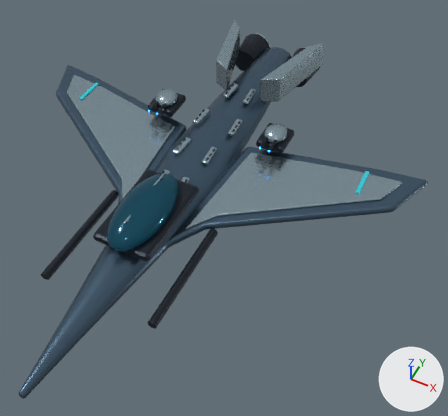
The glTF model assets/models/ships/heavy_fighter.glb, before and after one commit.
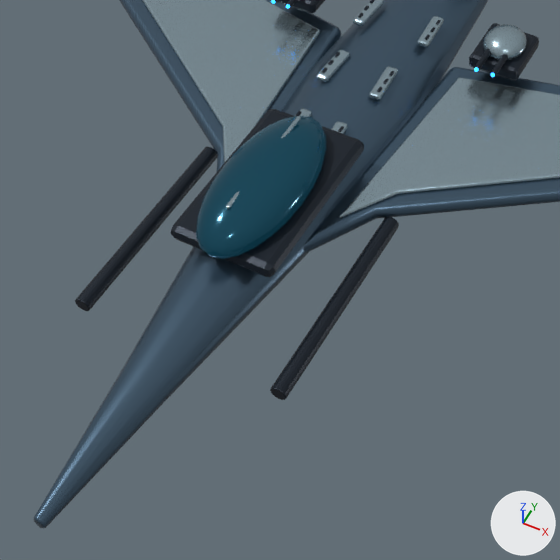
There are two pictures of each version: one whole from a camera (50 mm lens) standing at (6.49, -11.3, 12.58) and looking at (1.32, -0.95, -0.36), one close up on the part from 0% to 68% of the width and 26% to 100% of the height. Lighting does not change. The marker at lower right points along +X, +Y and +Z. The first two pictures are the older version. Where no turn or scale is listed for an object, it has been applied to the vertices.

Objects in the first close-up: 'Aegis cockpit armored socket', 'Aegis dorsal turret 1 armored base', 'Aegis dorsal turret 1 rotating turret', 'Aegis heavy fighter armored spine', 'Aegis layered wing armor -1', 'Aegis layered wing armor 1', 'Aegis panoramic canopy', 'Aegis swept composite wing -1', 'Aegis swept composite wing 1', 'Aegis wing cannon -1', 'Aegis wing cannon 1' and 11 more.
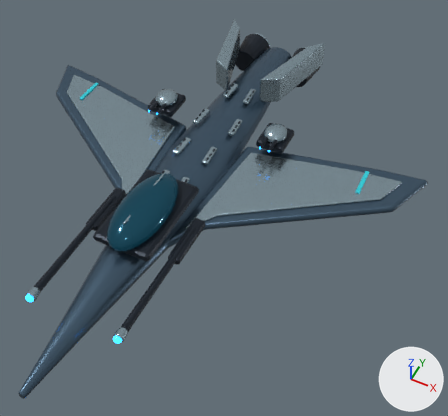
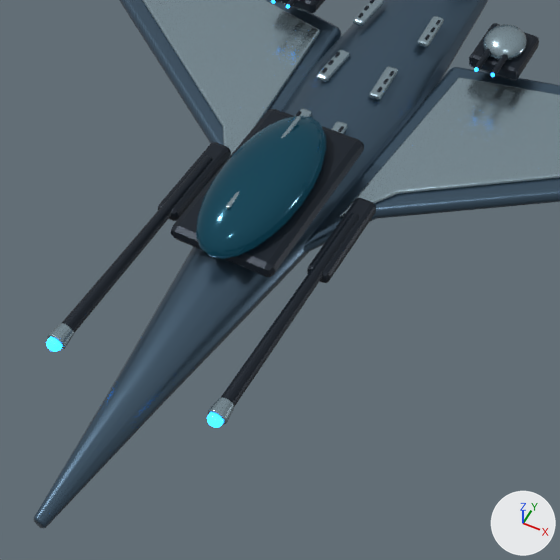
Boxes (x1, y1, x2, y2) around the edits, measured in the close-ups (560 x 560 px):
'Aegis wing cannon 1', deleted
    before: (270, 217, 399, 400)
'Aegis wing cannon -1', deleted
    before: (75, 147, 218, 311)
'Aegis recessed cannon barrel 1', added
    after: (221, 213, 360, 407)
'Aegis recessed cannon barrel -1', added
    after: (62, 156, 213, 333)
'Aegis cannon armored socket 1', added
    after: (307, 198, 376, 283)
'Aegis cannon armored socket -1', added
    after: (158, 142, 231, 221)
'Aegis cannon muzzle ring 1', added
    after: (208, 397, 234, 425)
'Aegis cannon muzzle ring -1', added
    after: (47, 323, 74, 349)
'Aegis ion emitter 1', added
    after: (207, 413, 223, 428)
'Aegis ion emitter -1', added
    after: (46, 337, 62, 352)

The change, as a list of edits to the scene's bpy script:
```text
Remove ob_aegis_wing_cannon__1:
    ob_aegis_wing_cannon__1 = bpy.data.objects.new('Aegis wing cannon -1', me_cone)
Remove ob_aegis_wing_cannon_1:
    ob_aegis_wing_cannon_1 = bpy.data.objects.new('Aegis wing cannon 1', me_cone_008)
Add ob_aegis_recessed_cannon_barrel_1:
    ob_aegis_recessed_cannon_barrel_1 = bpy.data.objects.new('Aegis recessed cannon barrel 1', me_cone_009_1)  # 120 vertices, 236 faces; spans x -0.1..0.1, y -1.75..1.75, z -0.1..0.1; in mat_aegis_heavy_fighter___graphite (dark blue #1d2630)
    ob_aegis_recessed_cannon_barrel_1.location = (1.22, -4.2, 0.31)
Add ob_aegis_recessed_cannon_barrel__1:
    ob_aegis_recessed_cannon_barrel__1 = bpy.data.objects.new('Aegis recessed cannon barrel -1', me_cone_1)  # 120 vertices, 236 faces; spans x -0.1..0.1, y -1.75..1.75, z -0.1..0.1; in mat_aegis_heavy_fighter___graphite (dark blue #1d2630)
    ob_aegis_recessed_cannon_barrel__1.location = (-1.22, -4.2, 0.31)
Add ob_aegis_ion_emitter_1:
    ob_aegis_ion_emitter_1 = bpy.data.objects.new('Aegis ion emitter 1', me_sphere_003_1)  # a UV sphere (24 segments, 12 rings, poles along z) spanning x -0.105..0.105, y -0.09..0.09, z -0.105..0.105; in mat_aegis_heavy_fighter___engine_plasma (blue #2799f9, glowing blue #289dff)
    ob_aegis_ion_emitter_1.location = (1.22, -6.05, 0.31)
Add ob_aegis_ion_emitter__1:
    ob_aegis_ion_emitter__1 = bpy.data.objects.new('Aegis ion emitter -1', me_sphere_1)  # a UV sphere (24 segments, 12 rings, poles along z) spanning x -0.105..0.105, y -0.09..0.09, z -0.105..0.105; in mat_aegis_heavy_fighter___engine_plasma (blue #2799f9, glowing blue #289dff)
    ob_aegis_ion_emitter__1.location = (-1.22, -6.05, 0.31)
Add ob_aegis_cannon_muzzle_ring_1:
    ob_aegis_cannon_muzzle_ring_1 = bpy.data.objects.new('Aegis cannon muzzle ring 1', me_cone_010_1)  # 120 vertices, 236 faces; spans x -0.138..0.138, y -0.12..0.12, z -0.138..0.138; in mat_aegis_heavy_fighter___titanium_armor (greyish blue #99afba)
    ob_aegis_cannon_muzzle_ring_1.location = (1.22, -5.9, 0.31)
Add ob_aegis_cannon_muzzle_ring__1:
    ob_aegis_cannon_muzzle_ring__1 = bpy.data.objects.new('Aegis cannon muzzle ring -1', me_cone_001_1)  # 120 vertices, 236 faces; spans x -0.138..0.138, y -0.12..0.12, z -0.138..0.138; in mat_aegis_heavy_fighter___titanium_armor (greyish blue #99afba)
    ob_aegis_cannon_muzzle_ring__1.location = (-1.22, -5.9, 0.31)
Add ob_aegis_cannon_armored_socket_1:
    ob_aegis_cannon_armored_socket_1 = bpy.data.objects.new('Aegis cannon armored socket 1', me_cube_011_1)  # 56 vertices, 108 faces; spans x -0.17..0.17, y -0.74..0.74, z -0.11..0.11; in mat_aegis_heavy_fighter___graphite (dark blue #1d2630)
    ob_aegis_cannon_armored_socket_1.location = (1.22, -2.85, 0.25)
Add ob_aegis_cannon_armored_socket__1:
    ob_aegis_cannon_armored_socket__1 = bpy.data.objects.new('Aegis cannon armored socket -1', me_cube_002_1)  # 56 vertices, 108 faces; spans x -0.17..0.17, y -0.74..0.74, z -0.11..0.11; in mat_aegis_heavy_fighter___graphite (dark blue #1d2630)
    ob_aegis_cannon_armored_socket__1.location = (-1.22, -2.85, 0.25)
```
